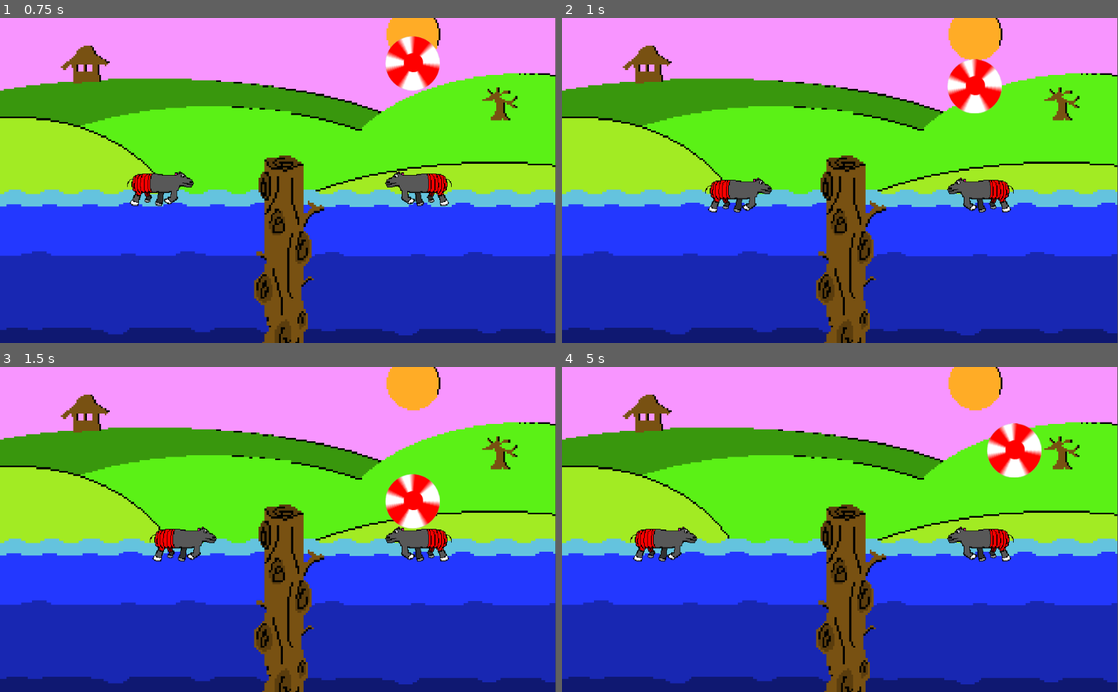
Above: before the commit, frames 1-4 (two rows, left to right).
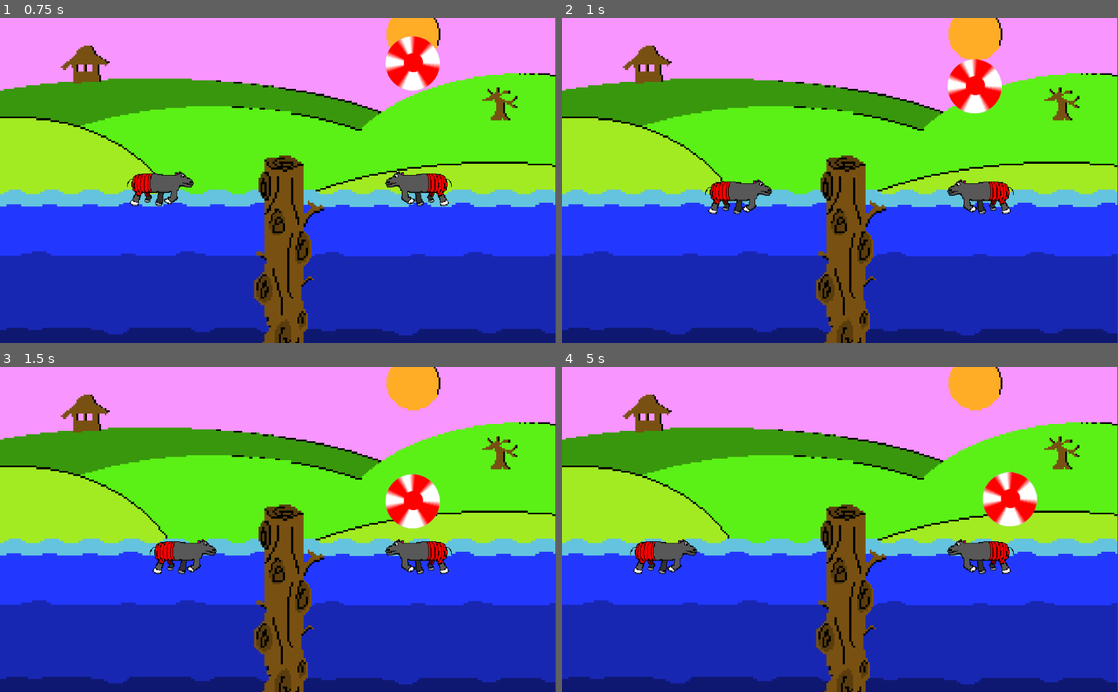
Above: after the commit, the same moments.

Repository: TeamGalileoRobotics/whippo
Game: Godot game, scene res://main.tscn
Same seed, same stepped clock (60 frames per second), same inputs: the game is played once before the commit and once after it.
Inputs:
- Up to frame 1 (0.75 s): hold D (playerLeft_right) from 0.53 s (still down)
- Up to frame 2 (1 s): keep holding D (playerLeft_right)
- Up to frame 3 (1.5 s): release D (playerLeft_right) at 1.28 s; hold A (playerLeft_left) from 1.28 s (still down)
- Up to frame 4 (5 s): release A (playerLeft_left) at 2.03 s; hold D (playerLeft_right) 2.03-2.78 s; hold W (playerLeft_up) 2.78-3.53 s; hold A (playerLeft_left) from 3.53 s (still down)

Frame 1 is identical in both runs. In frame 2, 0.8% of the frame differs, in the area x 25-82%, y 49-61%; in frame 3, 2.2%; in frame 4, 4.8%, in the area x 12-87%, y 17-64%.

Commit message:
Add pause on collision with water (WIP)

Diff:
--- a/main.tscn
+++ b/main.tscn
@@ -1,12 +1,14 @@
-[gd_scene load_steps=12 format=2]
+[gd_scene load_steps=14 format=2]
 
 [ext_resource path="res://sprites/pole.png" type="Texture" id=1]
-[ext_resource path="res://sprites/water.png" type="Texture" id=2]
-[ext_resource path="res://hippo.tscn" type="PackedScene" id=3]
-[ext_resource path="res://hippoLeft.gd" type="Script" id=4]
-[ext_resource path="res://hippoRight.gd" type="Script" id=5]
-[ext_resource path="res://ball.tscn" type="PackedScene" id=6]
-[ext_resource path="res://sprites/background.png" type="Texture" id=7]
+[ext_resource path="res://waterLeft.gd" type="Script" id=2]
+[ext_resource path="res://sprites/water.png" type="Texture" id=3]
+[ext_resource path="res://waterRight.gd" type="Script" id=4]
+[ext_resource path="res://hippo.tscn" type="PackedScene" id=5]
+[ext_resource path="res://hippoLeft.gd" type="Script" id=6]
+[ext_resource path="res://hippoRight.gd" type="Script" id=7]
+[ext_resource path="res://ball.tscn" type="PackedScene" id=8]
+[ext_resource path="res://sprites/background.png" type="Texture" id=9]
 
 [sub_resource type="RectangleShape2D" id=1]
 
@@ -16,7 +18,7 @@
 [sub_resource type="RectangleShape2D" id=2]
 
 custom_solver_bias = 0.0
-extents = Vector2( 240.926, 50 )
+extents = Vector2( 250, 20 )
 
 [sub_resource type="RectangleShape2D" id=3]
 
@@ -67,17 +69,18 @@
 constant_angular_velocity = 0.0
 friction = 1.0
 bounce = 0.0
+script = ExtResource( 2 )
 
 [node name="waterLeft" type="Sprite" parent="waterLeft" index="0"]
 
 scale = Vector2( 3.90625, 3.92157 )
-texture = ExtResource( 2 )
+texture = ExtResource( 3 )
 centered = false
 _sections_unfolded = [ "Offset", "Transform" ]
 
 [node name="CollisionShape2D" type="CollisionShape2D" parent="waterLeft" index="1"]
 
-position = Vector2( 250, 90 )
+position = Vector2( 240, 83 )
 shape = SubResource( 2 )
 _sections_unfolded = [ "Transform" ]
 
@@ -91,42 +94,45 @@
 constant_angular_velocity = 0.0
 friction = 1.0
 bounce = 0.0
+script = ExtResource( 4 )
 
 [node name="waterRight" type="Sprite" parent="waterRight" index="0"]
 
 position = Vector2( 3, 0 )
 scale = Vector2( 3.75, 3.95437 )
-texture = ExtResource( 2 )
+texture = ExtResource( 3 )
 centered = false
 _sections_unfolded = [ "Offset", "Transform" ]
 
 [node name="CollisionShape2D" type="CollisionShape2D" parent="waterRight" index="1"]
 
-position = Vector2( 250, 90 )
+position = Vector2( 250, 83 )
 shape = SubResource( 2 )
 _sections_unfolded = [ "Transform" ]
 
-[node name="hippoLeft" parent="." index="3" instance=ExtResource( 3 )]
+[node name="hippoLeft" parent="." index="3" instance=ExtResource( 5 )]
 
 editor/display_folded = true
 position = Vector2( 250, 233 )
-script = ExtResource( 4 )
+script = ExtResource( 6 )
 
 [node name="Sprite" parent="hippoLeft" index="0"]
 
 flip_h = true
 
-[node name="hippoRight" parent="." index="4" instance=ExtResource( 3 )]
+[node name="hippoRight" parent="." index="4" instance=ExtResource( 5 )]
 
 editor/display_folded = true
 position = Vector2( 752.145, 233 )
-script = ExtResource( 5 )
-
-[node name="ball" parent="." index="5" instance=ExtResource( 6 )]
+script = ExtResource( 7 )
+
+[node name="ball" parent="." index="5" instance=ExtResource( 8 )]
 
 position = Vector2( 760, 30 )
 z_index = 1
 gravity_scale = 2.0
+contacts_reported = 6
+contact_monitor = true
 _sections_unfolded = [ "Angular", "Applied Forces", "Linear" ]
 
 [node name="wallLeft" type="StaticBody2D" parent="." index="6"]
@@ -191,12 +197,16 @@
 position = Vector2( 510, 320 )
 scale = Vector2( 3.20653, 3.20653 )
 z_index = -1
-texture = ExtResource( 7 )
+texture = ExtResource( 9 )
 _sections_unfolded = [ "Z Index" ]
 __meta__ = {
 "_edit_lock_": true
 }
 
+[connection signal="body_exited" from="ball" to="waterLeft" method="_on_ball_exited"]
+
+[connection signal="body_exited" from="ball" to="waterRight" method="_on_ball_exited"]
+
 
 [editable path="hippoLeft"]
 [editable path="hippoRight"]
--- /dev/null
+++ b/waterLeft.gd
@@ -0,0 +1,5 @@
+extends StaticBody2D
+
+func _on_ball_exited(body):
+	if(body == $"."):
+		get_tree().paused = true
--- /dev/null
+++ b/waterRight.gd
@@ -0,0 +1,5 @@
+extends StaticBody2D
+
+func _on_ball_exited(body):
+	if(body == $"."):
+		get_tree().paused = true
